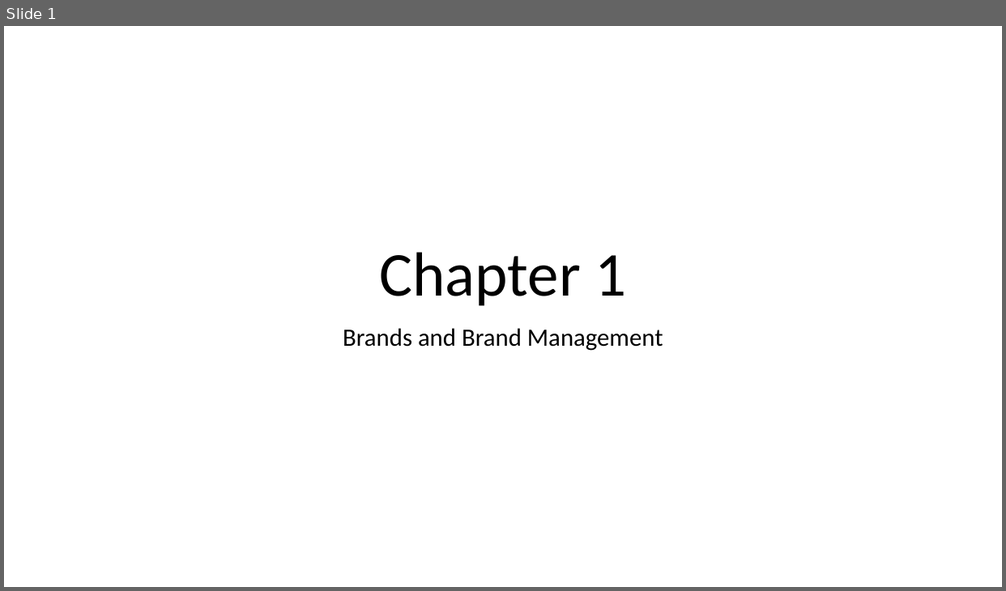
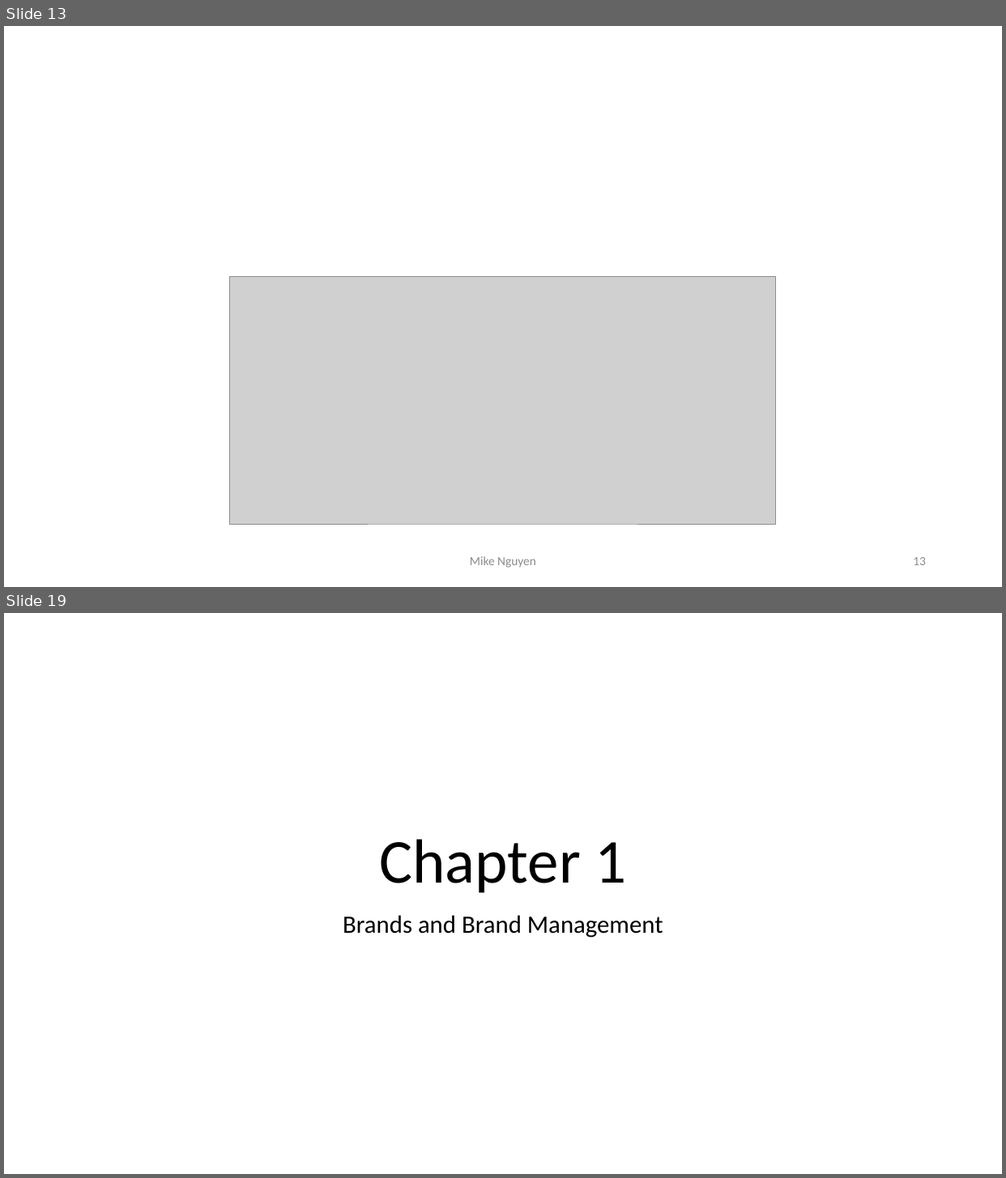
Before and after one commit to mikenguyen13/brand_F22, a slide deck: lecture/1/01.pptx. Shown one above the other, each under a label of ours: slide 1 before the commit, slides 13 and 19 after it; the slides between them are not shown. The pictures are 1006x591 and 1006x1178 pixels, drawn with LibreOffice and Linux fonts; fonts in the diff are those of the drawing; grey boxes stand for pictures. Boxes give left, top, right and bottom in pixels: in the first picture for what was removed or moved away, otherwise in the second. Text is boxed around its words. In the diff, an @@ line names an element or a change of style, - is before the commit and + after.

```diff
--- a/lecture/1/01.pptx
+++ b/lecture/1/01.pptx
@@ slide 13 added at bbox=[4, 26, 1002, 587], background #FFFFFF @@
@@ picture added at bbox=[230, 277, 777, 524] @@
@@ text added at bbox=[470, 557, 536, 568], 12 pt, text #8C8C8C @@
+Mike Nguyen
@@ page number added at bbox=[913, 557, 926, 565], 12 pt, text #8C8C8C @@
+13
@@ what was slide 1 is now slide 19 @@
```
Also in this commit, not shown: 17 other slides added, 6 other files.
